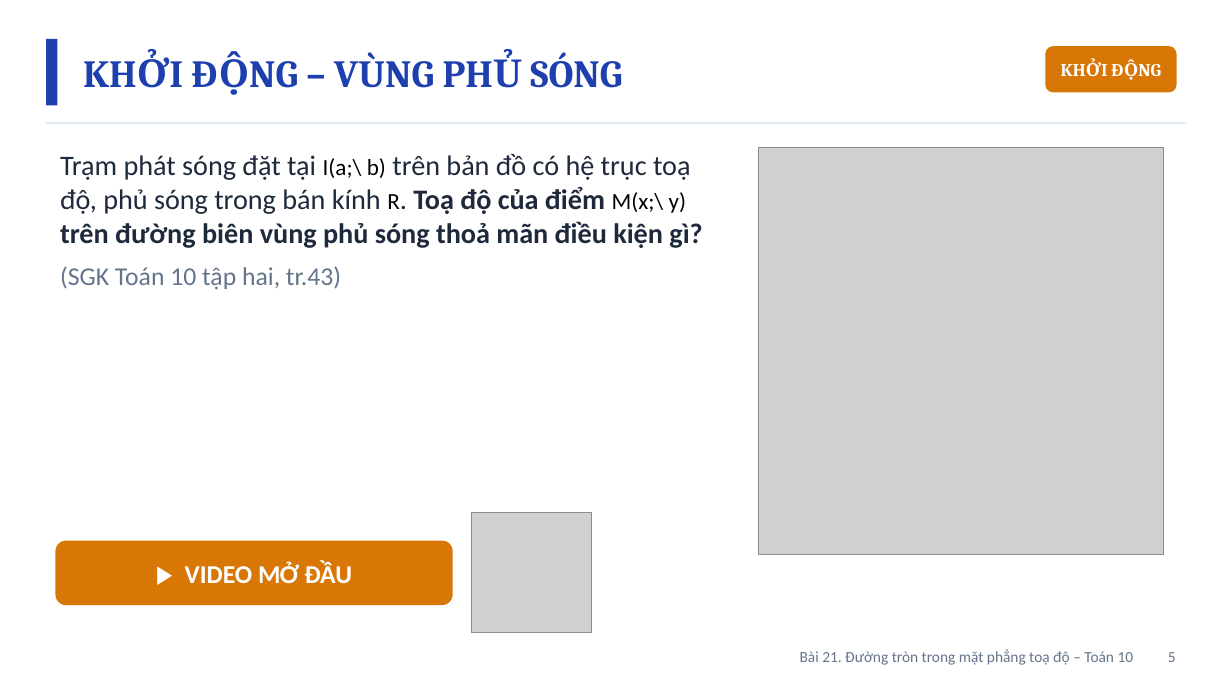
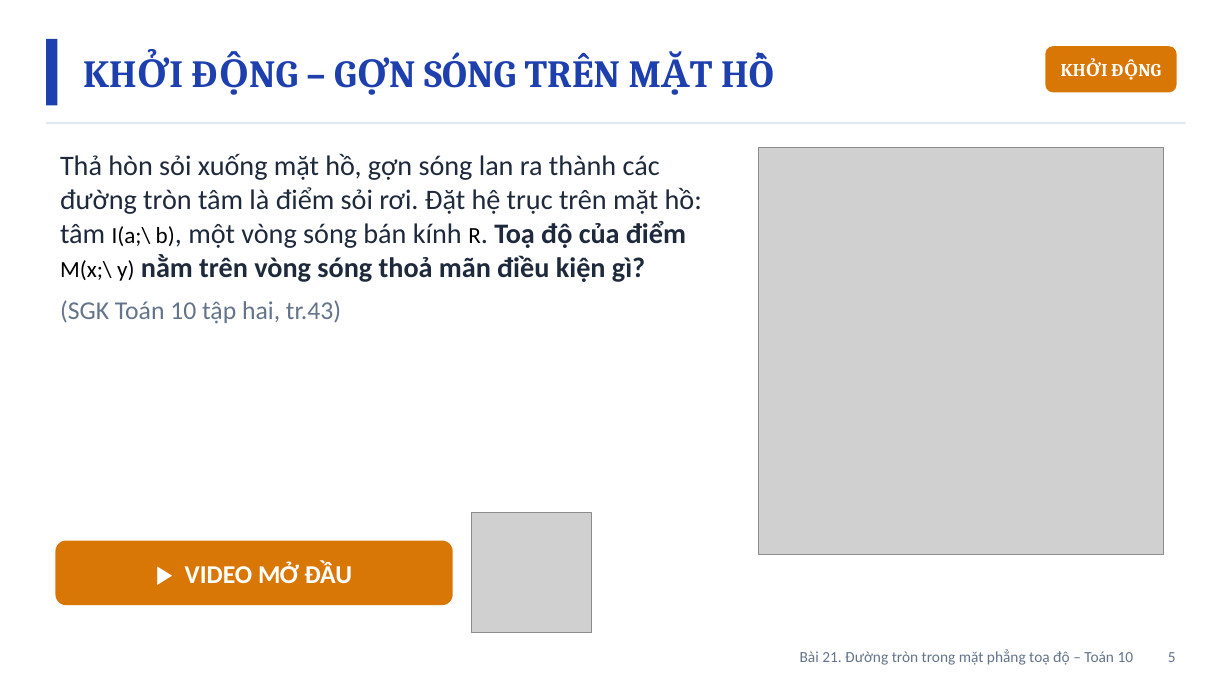
Before and after one commit to Trangtu66/Taode_thi_online, a slide deck: slide 5 of mon/toan/bai_giang_dien_tu/lop10/BaiGiangDienTu_TOAN10_Bai21_DuongTron_T73-74.pptx. Drawn at 1232x693 pixels with LibreOffice and Linux fonts; fonts in the diff are those of the drawing; grey boxes stand for pictures. Boxes give left, top, right and bottom in pixels: in the first picture for what was removed or moved away, otherwise in the second. Text is boxed around its words. In the diff, an @@ line names an element or a change of style, - is before the commit and + after.

```diff
--- a/mon/toan/bai_giang_dien_tu/lop10/BaiGiangDienTu_TOAN10_Bai21_DuongTron_T73-74.pptx
+++ b/mon/toan/bai_giang_dien_tu/lop10/BaiGiangDienTu_TOAN10_Bai21_DuongTron_T73-74.pptx
@@ text at (424,52,763,88): text changed @@
-KHỞI ĐỘNG – VÙNG PHỦ SÓNG
+KHỞI ĐỘNG – GỢN SÓNG TRÊN MẶT HỒ
@@ text at (60,154,702,282): text changed @@
-Trạm phát sóng đặt tại I(a;\ b) trên bản đồ có hệ trục toạ độ, phủ sóng trong bán kính R. Toạ độ của điểm M(x;\ y) trên đường biên vùng phủ sóng thoả mãn điều kiện gì?
+Thả hòn sỏi xuống mặt hồ, gợn sóng lan ra thành các đường tròn tâm là điểm sỏi rơi. Đặt hệ trục trên mặt hồ: tâm I(a;\ b), một vòng sóng bán kính R. Toạ độ của điểm M(x;\ y) nằm trên vòng sóng thoả mãn điều kiện gì?
```
Also in this commit, not shown: 5 other slides changed, 4 other files.
